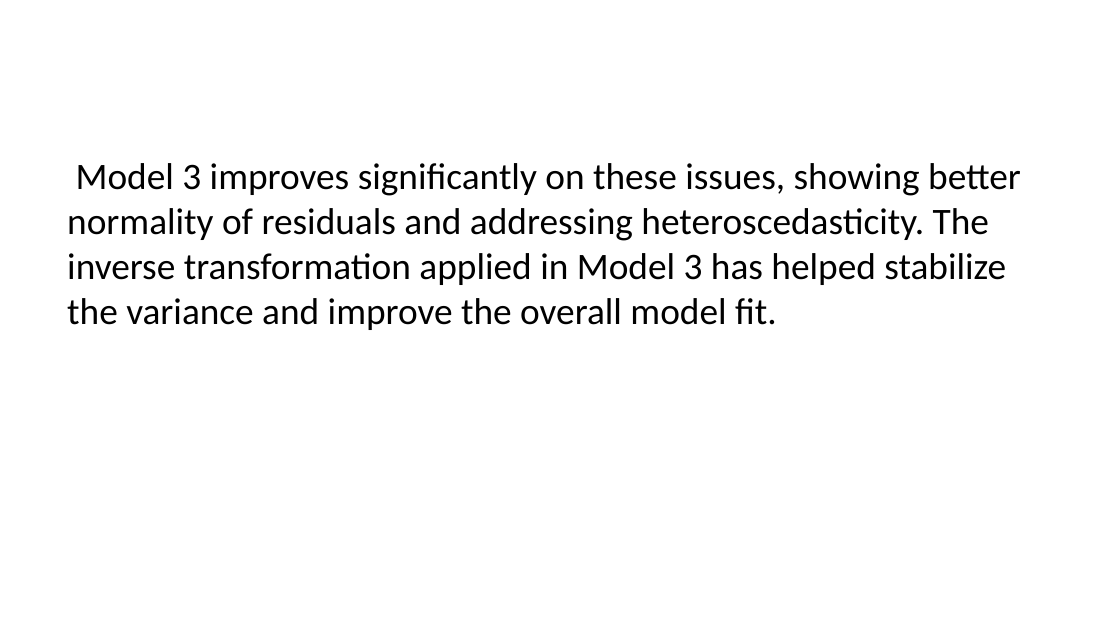
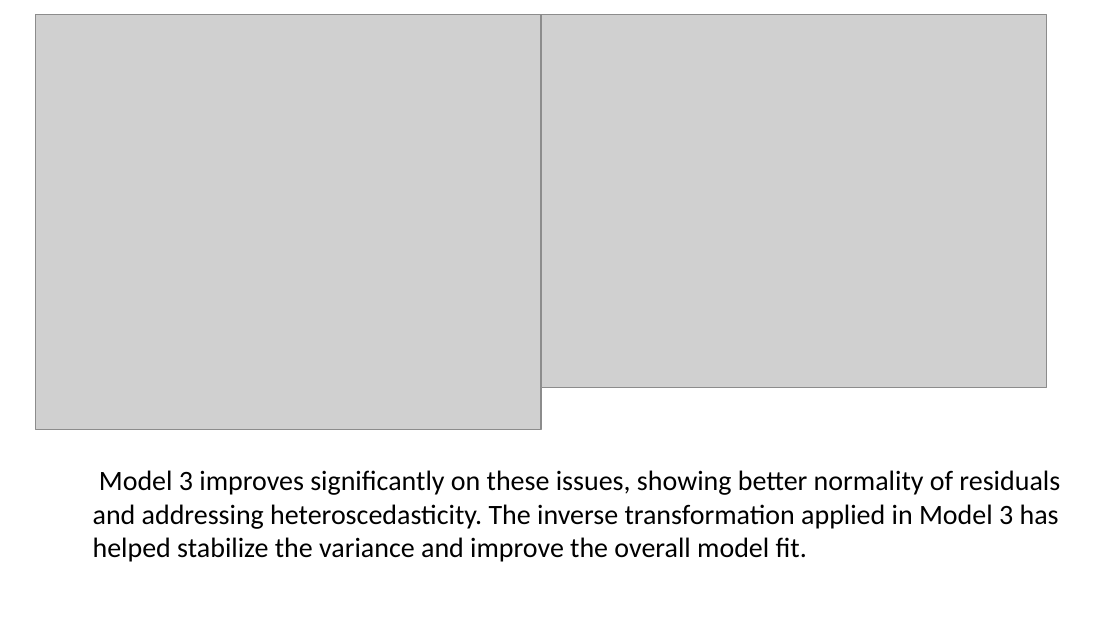
Before and after one commit to Yolanda101/quarto-slides, a slide deck: slide 7 of hello (3).pptx (slide 11 before the commit). Drawn at 1120x630 pixels with LibreOffice and Linux fonts; fonts in the diff are those of the drawing; grey boxes stand for pictures. Boxes give left, top, right and bottom in pixels: in the first picture for what was removed or moved away, otherwise in the second. Text is boxed around its words. In the diff, an @@ line names an element or a change of style, - is before the commit and + after.

```diff
--- a/hello (3).pptx
+++ b/hello (3).pptx
@@ picture added at bbox=[36, 15, 541, 430] @@
@@ picture added at bbox=[541, 15, 1046, 388] @@
@@ text "Model 3 improves significantly on ...": place and size @@
-text "Model 3 improves significantly on ..." at bbox=[67, 163, 1021, 330]
+text "Model 3 improves significantly on ..." at bbox=[93, 470, 1060, 562]
@@ text "Model 3 improves significantly on ..." at bbox=[93, 470, 1060, 562]: size 24 to 18 pt; less space between paragraphs @@
```
Also in this commit, not shown: 3 other slides changed, 1 slide added, 5 slides removed.
